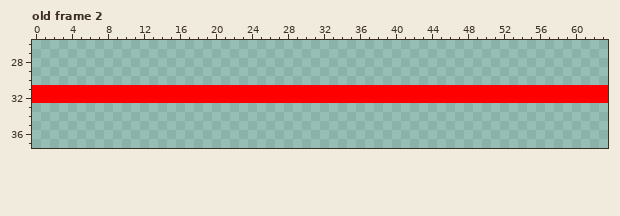
One commit to this pixel-art file: src/main/resources/graphics/sprites/laser.aseprite. The picture above was drawn from the file before the commit.
64x64 pixels, 6 frames. Shown: old frame 2: x 0..63, y 26..37. The commit also changed other frames, which this record leaves out.
And afterwards:
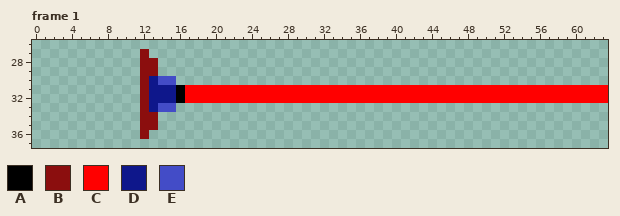
Palette (. is transparent): A #000000  B #8b0e0e  C #ff0000  D #0e178b  E #434cc7
A new or re-ordered frame is compared with the old frame closest to it.
Diff:
frames re-ordered
Frame 1 against old frame 2:
y 27: x 12 . -> B
y 28..29: x 12..13 .. -> BB
y 30: x 12..15 .... -> BDEE
y 31..32: x 0..16 CCCCCCCCCCCCCCCCC -> ............BDDDA
y 33: x 12..15 .... -> BDEE
y 34..35: x 12..13 .. -> BB
y 36: x 12 . -> B
